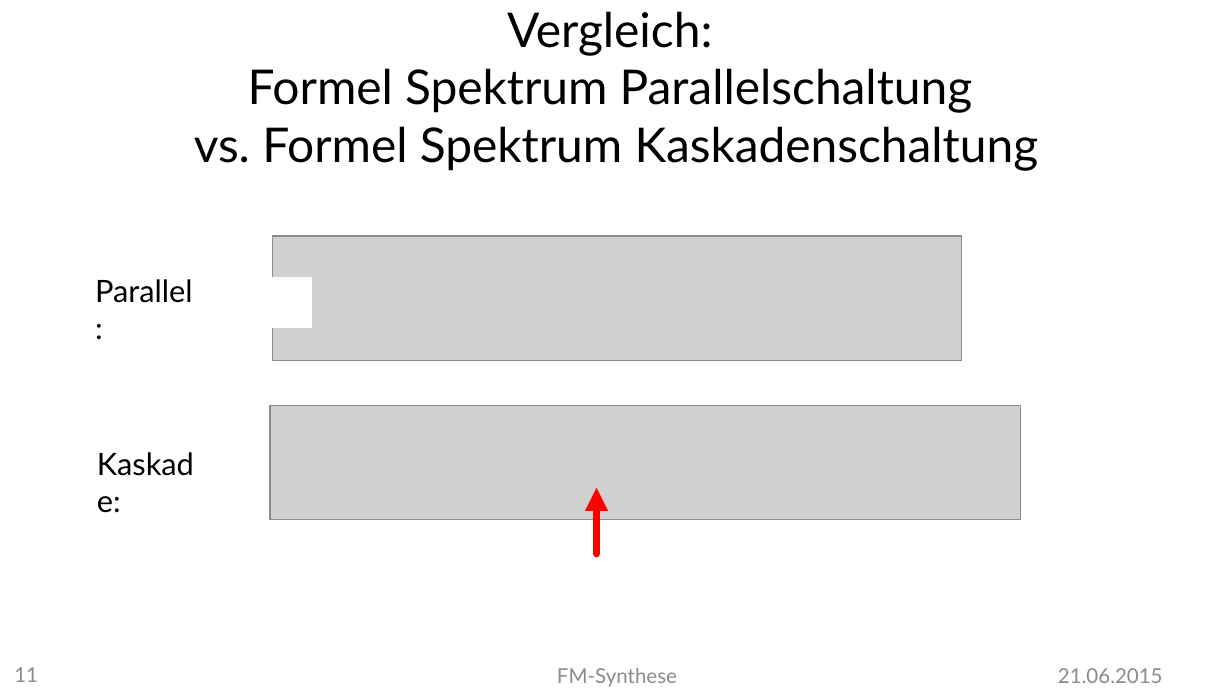
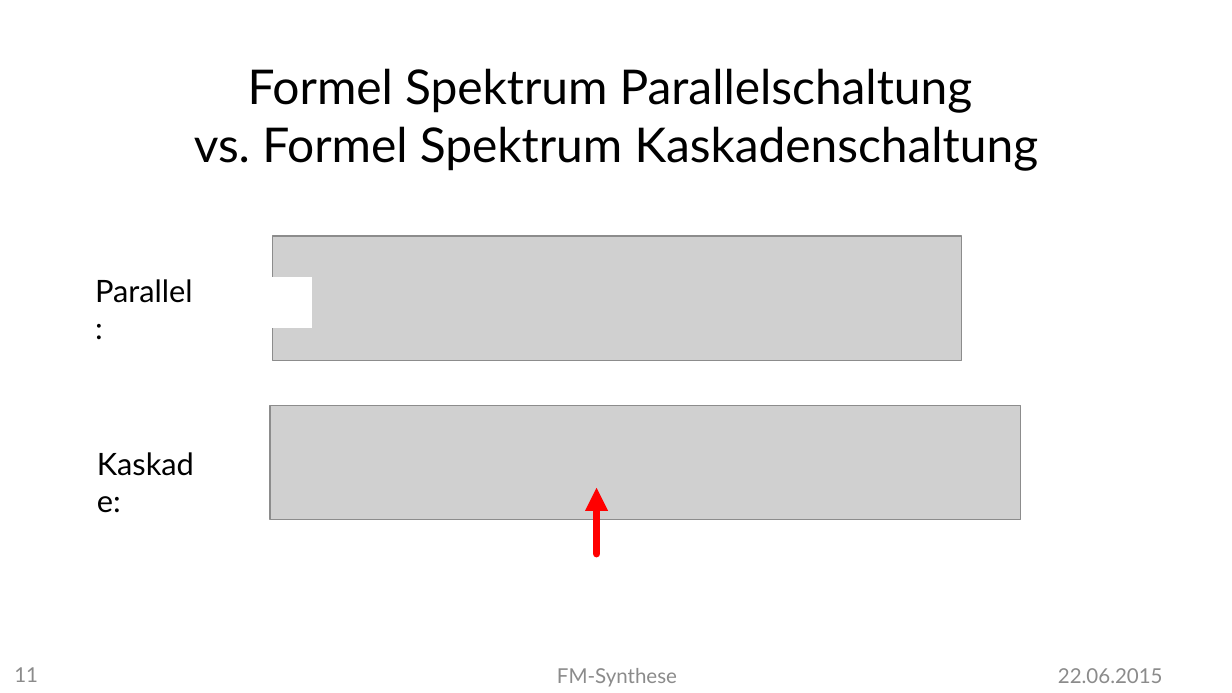
Before and after one commit to MBulli/VSeminar, a slide deck: slide 11 of Praesentation/FMSynthese-Matze.pptx. Drawn at 1232x693 pixels with LibreOffice and Linux fonts; fonts in the diff are those of the drawing; grey boxes stand for pictures; background and template pictures are left out. Boxes give left, top, right and bottom in pixels: in the first picture for what was removed or moved away, otherwise in the second. Text is boxed around its words. In the diff, an @@ line names an element or a change of style, - is before the commit and + after.

```diff
--- a/Praesentation/FMSynthese-Matze.pptx
+++ b/Praesentation/FMSynthese-Matze.pptx
@@ title at [194, 68, 1039, 171]: text changed @@
-Vergleich:
-Formel Spektrum Parallelschaltung
-vs. Formel Spektrum Kaskadenschaltung
+Formel Spektrum Parallelschaltung
+vs. Formel Spektrum Kaskadenschaltung
@@ text at [1058, 668, 1163, 683]: text changed @@
-21.06.2015
+22.06.2015
```
Also in this commit, not shown: 18 other slides changed, 1 slide added.
